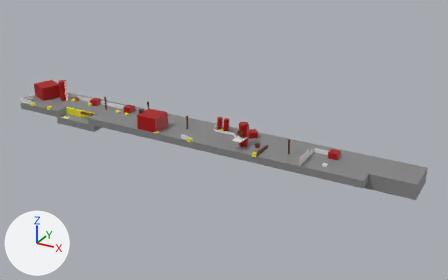
Renders of the glTF model assets/map_farm.gltf from each side of a commit.
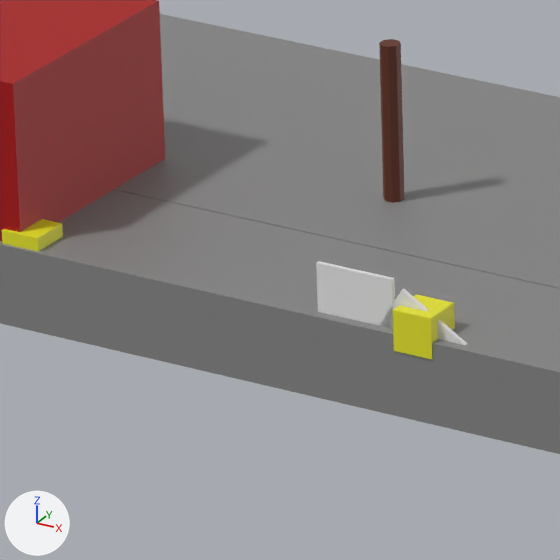
The first picture shows the older version from a 50 mm camera at (138.7, -129.7, 66.3) aimed at (63.9, 6.1, -1.6). The close-ups show both versions on the part from 34% to 45% of the width and 40% to 57% of the height of that picture; other places that the commit changed are outside them. Every picture has the same lights, and +X, +Y and +Z are marked at lower left. Where no turn or scale is listed for an object, it has been applied to the vertices.

Objects in the first close-up: 'Bush.016', 'Bush.017', 'Fence.038', 'Fence.039', 'Ground.003', 'Ground.007', 'Slup.004', 'obstacle_barn'.
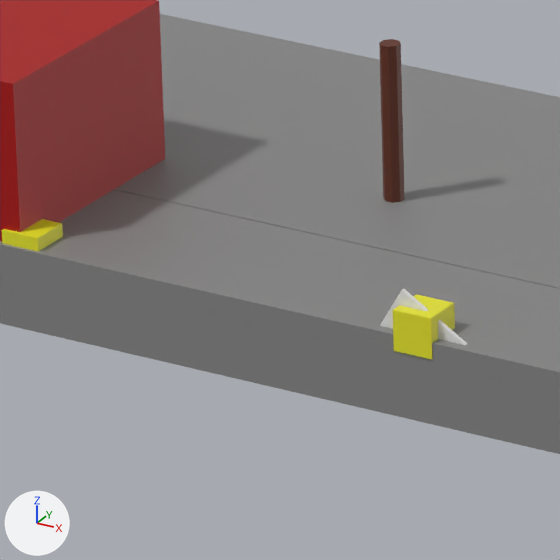
Location of each change, [x1, y1, x2, y2] in pixels of the close-ups (560 x 560 px):
'Fence.038', deleted
    before: [316, 261, 395, 329]

What the commit changed:
Object 'Fence.038' (ob_fence_038) is deleted.
